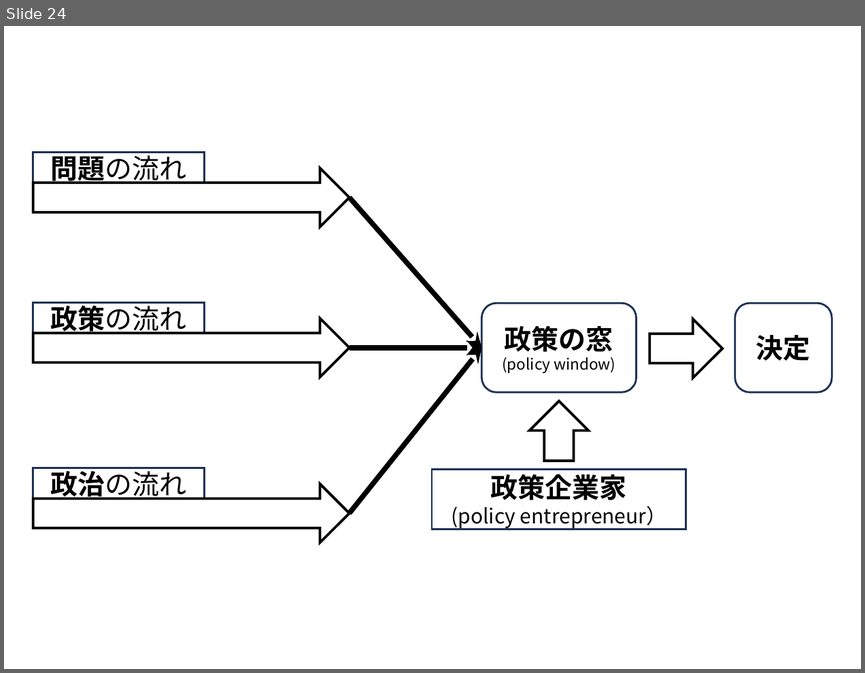
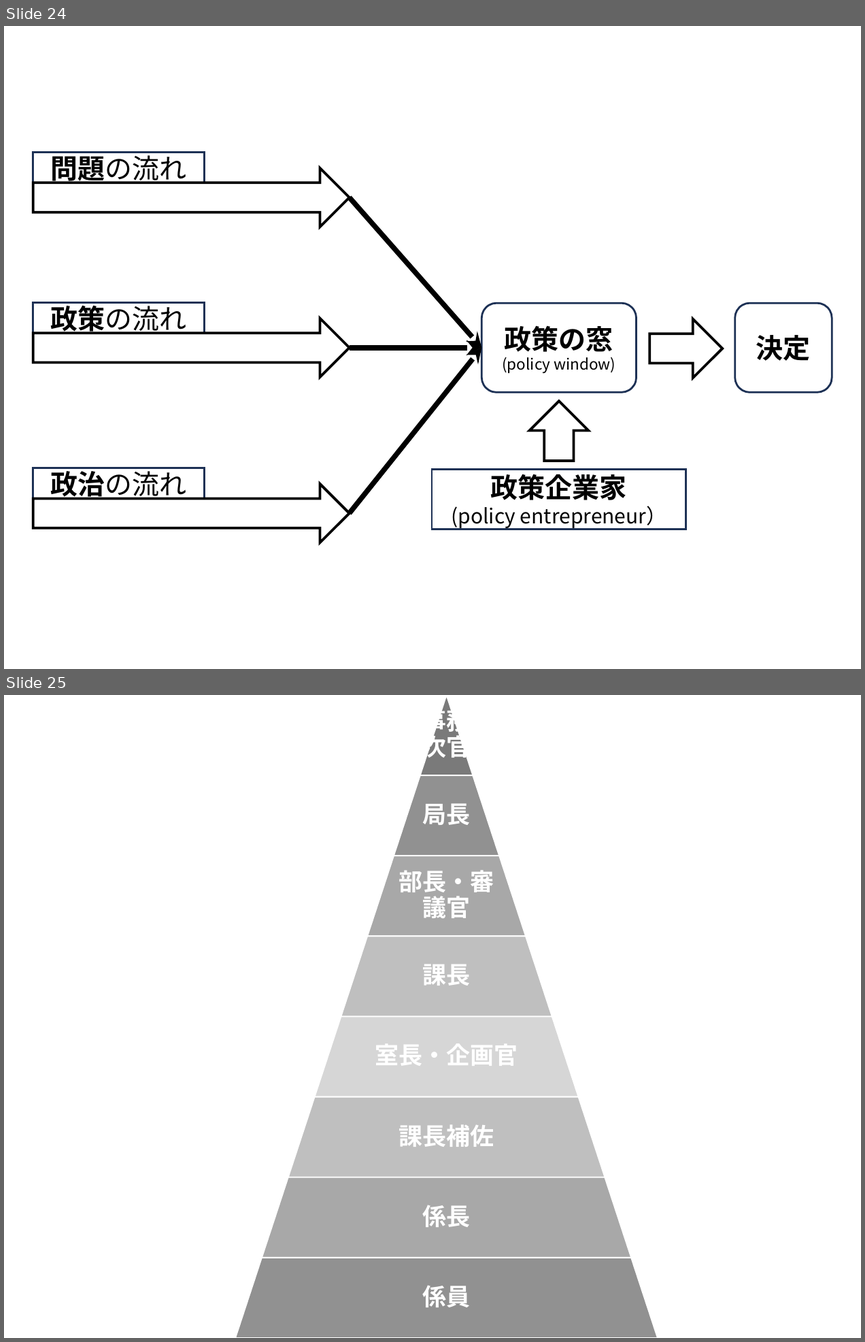
Before and after one commit to junpei-suzuki/PP-2026-Komazawa, a slide deck: figs/DIYfigures_pp.pptx. Shown one above the other, each under a label of ours: slide 24 before the commit, slides 24 and 25 after it. The pictures are 865x673 and 865x1342 pixels, drawn with LibreOffice and Linux fonts; fonts in the diff are those of the drawing. Boxes give left, top, right and bottom in pixels: in the first picture for what was removed or moved away, otherwise in the second. Text is boxed around its words. In the diff, an @@ line names an element or a change of style, - is before the commit and + after.

```diff
--- a/figs/DIYfigures_pp.pptx
+++ b/figs/DIYfigures_pp.pptx
@@ slide 25 added at (4,695,861,1338), background #FFFFFF @@
@@ group added at (235,695,657,1338): 8 trapezoids, 8 texts @@
+事務次官
+局長
+部長・審議官
+課長
+室長・企画官
+課長補佐
+係長
+係員
```
Also in this commit, not shown: 2 other slides added, 5 other files.
